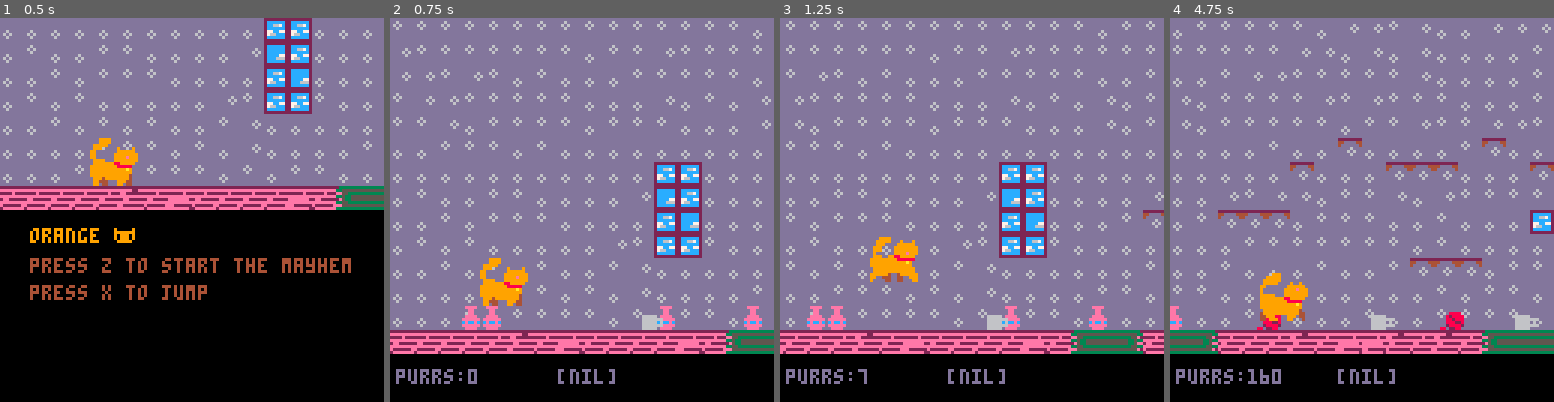
Above: before the commit, frames 1-4 (left to right).
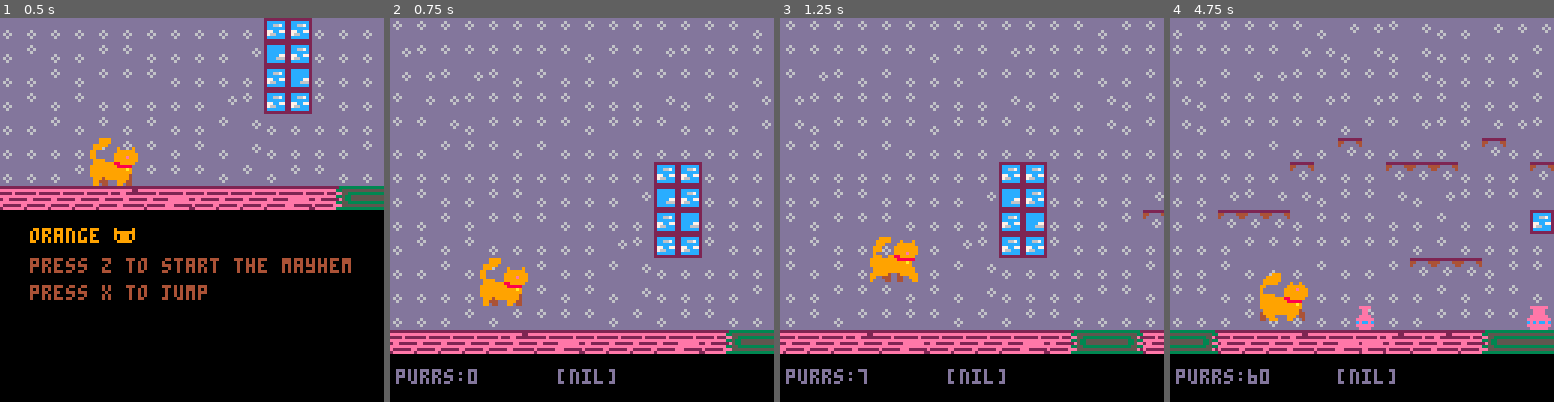
Above: after the commit, the same moments.

Repository: KianArashi/hello-game
Game: PICO-8 cartridge orange coll.p8
Two runs of this game, one before a commit and one after it. Both use one fixed random seed, a clock stepped at 60 frames per second and the inputs below.
Inputs:
- Up to frame 1 (0.5 s): tap X (X key) at 0.33 s
- Up to frame 2 (0.75 s): tap O (Z key) at 0.7 s
- Up to frame 3 (1.25 s): tap X (X key) at 1.07 s
- Up to frame 4 (4.75 s): tap O (Z key) every 0.4 s from 1.7 to 4.5 s; tap X (X key) at 1.85, 2.97, 4.08 s

Frame 1 is identical in both runs. In frame 2, 1.0% of the frame differs, in the area x 18-97%, y 75-82%; in frame 3, 1.0%; in frame 4, 1.4%, in the area x 0-100%, y 75-96%.

Commit message:
Update orange coll.p8

Diff:
--- a/orange coll.p8
+++ b/orange coll.p8
@@ -73,15 +73,15 @@
 
 	if map_1<(-128*8) then
 		map_1=0
-		updated_items=false
-		items=init_items(128,128*8)
-
-	end
-	if map_1<(-128*7) and
-	 not updated_items then
-		items=init_items(0,128*7)
-		updated_items=true
-	end
+		--updated_items=false
+		--items=init_items(128,128*8)
+
+	end
+	--if map_1<(-128*7) and
+	 --not updated_items then
+		--items=init_items(0,128*7)
+		--updated_items=true
+	--end
 	update_vp()
 
 end
@@ -181,13 +181,13 @@
 --items
 
 
-function init_items(from, to)
+function init_items()
 	local items={}
 
-	for i=1,10 do
+	for i=1,100 do
 		local item={}
 			item.type="vase"
-			item.x=flr(rnd(to-from)+from)
+			item.x=flr(rnd(128*8*10))
 			item.y=96 --why 96? acolo e pozitia in pixeli a podelei
 			item.b_spr=33
 			item.spr=32
@@ -195,10 +195,10 @@
 		add(items,item)
 	end
 
-	for i=1,5 do
+	for i=1,50 do
 		local item={}
 		 	item.type="mug"
-			item.x=flr(rnd(to-from)+from)
+			item.x=flr(rnd(128*8*10))
 			item.y=96
 			item.spr=34
 		 	item.b_spr=35
@@ -206,10 +206,10 @@
 		add(items,item)
 	end
 	--ball
-	for i=1,7 do
+	for i=1,100 do
 		local item={}
 			item.type="ball"
-			item.x=flr(rnd(to-from)+from)
+			item.x=flr(rnd(128*8*10))
 			item.y=96
 			item.spr=38
 		 	item.broken=false
